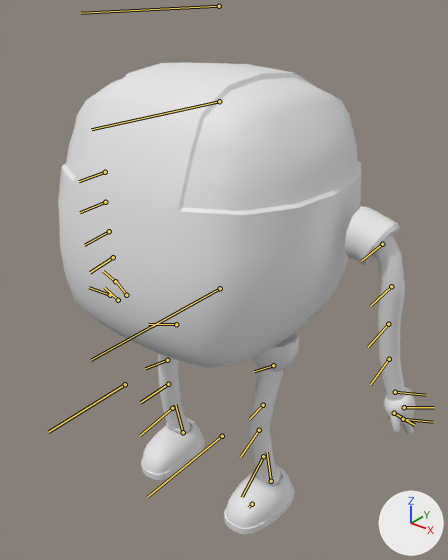
The FBX model GlobalGameJam/Assets/Animation/SK_BaseRobot.FBX as it was, and as the next commit left it.
Both versions are drawn from a 50 mm camera at (0.524, -0.646, 0.778) aimed at (0.01, -0.004, 0.38). The lights are fixed; the arrows at lower right show +X, +Y and +Z. Both versions are drawn at frame 8 of the action 'Take 001'; the numbers are the values there. The bones that bend it are drawn over the model as lines.

The first picture shows 'SM_BaseBot_Body'.
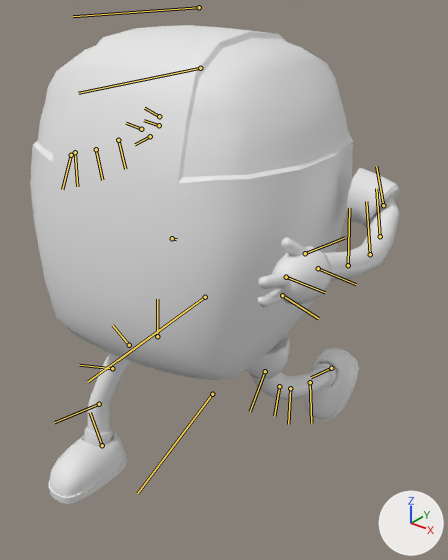
Location of each change, (x1, y1, x2, y2) in pixels of the pictures (448 x 560 px):
'SM_BaseBot_Body', posed
    before: (58, 62, 415, 534)
    after: (30, 25, 400, 504)
bone 'CATRigHub_Pelvis006', root to tip
    before: (220, 288) to (152, 326)
    after: (205, 297) to (118, 360)
bone 'CATRigSpine', root to tip
    before: (220, 288) to (91, 360)
    after: (205, 297) to (87, 382)
bone 'CATRigHubShoulders', root to tip
    before: (219, 101) to (91, 129)
    after: (200, 68) to (78, 93)
bone 'CATRigRArm1', root to tip
    before: (105, 172) to (79, 181)
    after: (71, 155) to (62, 189)
bone 'CATRigRArm2', root to tip
    before: (105, 202) to (80, 212)
    after: (75, 152) to (77, 186)
bone 'CATRigRArm3', root to tip
    before: (109, 231) to (84, 245)
    after: (96, 149) to (102, 180)
bone 'CATRigRArm4', root to tip
    before: (113, 257) to (90, 272)
    after: (118, 140) to (125, 169)
bone 'CATRigRArmPalm', root to tip
    before: (115, 281) to (103, 271)
    after: (141, 129) to (126, 123)
bone 'CATRigRArmDigit11', root to tip
    before: (110, 295) to (89, 287)
    after: (150, 136) to (135, 144)
bone 'CATRigRArmDigit21', root to tip
    before: (118, 300) to (104, 287)
    after: (159, 125) to (144, 120)
bone 'CATRigRArmDigit31', root to tip
    before: (126, 295) to (116, 281)
    after: (159, 116) to (144, 108)
bone 'CATRigLArm1', root to tip
    before: (382, 244) to (361, 261)
    after: (383, 205) to (376, 166)
bone 'CATRigLArm2', root to tip
    before: (391, 286) to (370, 306)
    after: (380, 236) to (376, 188)
bone 'CATRigLArm3', root to tip
    before: (388, 324) to (368, 347)
    after: (370, 254) to (366, 201)
bone 'CATRigLArm4', root to tip
    before: (389, 359) to (370, 384)
    after: (348, 265) to (349, 208)
bone 'CATRigLArmPalm', root to tip
    before: (395, 392) to (426, 395)
    after: (318, 268) to (356, 284)
bone 'CATRigLArmDigit11', root to tip
    before: (394, 413) to (414, 425)
    after: (305, 253) to (345, 237)
bone 'CATRigLArmDigit21', root to tip
    before: (403, 419) to (433, 422)
    after: (286, 277) to (325, 292)
bone 'CATRigLArmDigit31', root to tip
    before: (404, 407) to (434, 407)
    after: (282, 295) to (318, 318)
bone 'CATRigLLeg1', root to tip
    before: (273, 365) to (254, 371)
    after: (265, 371) to (250, 411)
bone 'CATRigLLegFoot', root to tip
    before: (271, 481) to (267, 452)
    after: (331, 368) to (311, 377)
bone 'CATRigRLeg1', root to tip
    before: (176, 324) to (148, 324)
    after: (157, 336) to (157, 299)
bone 'CATRigRLeg2', root to tip
    before: (167, 360) to (145, 368)
    after: (129, 345) to (112, 325)
bone 'CATRigRLeg3', root to tip
    before: (168, 384) to (140, 402)
    after: (112, 368) to (79, 365)
bone 'CATRigRLeg4', root to tip
    before: (172, 408) to (140, 435)
    after: (99, 404) to (54, 422)
bone 'CATRigRLegFoot', root to tip
    before: (183, 432) to (175, 404)
    after: (102, 445) to (90, 412)
bone 'CATRigLLegPlatform', root to tip
    before: (252, 504) to (248, 507)
    after: (172, 238) to (176, 239)

The edits, one by one:
Bone 'CATRigHub_Pelvis006' (bone_catrighub_pelvis006) moves from (-0.9, 0.0, 0.0) to (-0.9, 3.4, 0.0).
Bone 'CATRigHub_Pelvis006' (bone_catrighub_pelvis006) turns from (0, 0, 0) to (7, 1, 0) degrees about its own x, y and z.
Bone 'CATRigSpine' (bone_catrigspine) is rescaled from (1.1, 1.0, 1.0) to (1.28, 1.0, 1.0).
Bone 'CATRigHubShoulders' (bone_catrighubshoulders) is rescaled from (0.91, 1.0, 1.0) to (0.78, 1.0, 1.0).
Bone 'CATRigRArm1' (bone_catrigrarm1) turns from (-4, 58, -2) to (-54, -3, -48) degrees about its own x, y and z.
Bone 'CATRigRArm2' (bone_catrigrarm2) turns from (0, 8, -3) to (-20, 30, -14) degrees about its own x, y and z.
Bone 'CATRigRArm3' (bone_catrigrarm3) turns from (0, -2, -7) to (-1, 11, -15) degrees about its own x, y and z.
Bone 'CATRigRArm4' (bone_catrigrarm4) turns from (0, -5, -3) to (1, 7, -7) degrees about its own x, y and z.
Bone 'CATRigRArmPalm' (bone_catrigrarmpalm) turns from (0, -2, 4) to (1, 14, 6) degrees about its own x, y and z.
Bone 'CATRigRArmDigit11' (bone_catrigrarmdigit11) turns from (2, -17, 2) to (3, -13, -6) degrees about its own x, y and z.
Bone 'CATRigRArmDigit21' (bone_catrigrarmdigit21) turns from (0, -11, 10) to (1, -14, 1) degrees about its own x, y and z.
Bone 'CATRigRArmDigit31' (bone_catrigrarmdigit31) turns from (1, 10, 6) to (-2, 5, -4) degrees about its own x, y and z.
Bone 'CATRigLArm1' (bone_catriglarm1) turns from (3, -51, -1) to (-57, -13, 71) degrees about its own x, y and z.
Bone 'CATRigLArm2' (bone_catriglarm2) turns from (1, -17, -4) to (-3, -3, 19) degrees about its own x, y and z.
Bone 'CATRigLArm3' (bone_catriglarm3) turns from (-1, 4, -5) to (2, -11, 8) degrees about its own x, y and z.
Bone 'CATRigLArm4' (bone_catriglarm4) turns from (-1, 6, -5) to (-2, -4, 6) degrees about its own x, y and z.
Bone 'CATRigLArmPalm' (bone_catriglarmpalm) turns from (0, 1, 7) to (-7, 6, -1) degrees about its own x, y and z.
Bone 'CATRigLArmDigit11' (bone_catriglarmdigit11) turns from (-4, 24, -4) to (-2, 6, -5) degrees about its own x, y and z.
Bone 'CATRigLArmDigit21' (bone_catriglarmdigit21) turns from (0, 11, 4) to (0, -4, 0) degrees about its own x, y and z.
Bone 'CATRigLArmDigit31' (bone_catriglarmdigit31) turns from (2, -10, 0) to (3, -22, -5) degrees about its own x, y and z.
Bone 'CATRigLLeg1' (bone_catriglleg1) turns from (-4, -1, 16) to (-1, 7, -45) degrees about its own x, y and z.
Bone 'CATRigLLegFoot' (bone_catrigllegfoot) turns from (0, -4, 12) to (0, -7, 12) degrees about its own x, y and z.
Bone 'CATRigRLeg1' (bone_catrigrleg1) turns from (4, 1, 17) to (7, -6, 97) degrees about its own x, y and z.
Bone 'CATRigRLeg2' (bone_catrigrleg2) turns from (1, 1, -13) to (4, 3, -32) degrees about its own x, y and z.
Bone 'CATRigRLeg3' (bone_catrigrleg3) turns from (3, -8, -9) to (4, -20, -30) degrees about its own x, y and z.
Bone 'CATRigRLeg4' (bone_catrigrleg4) turns from (0, 2, -5) to (-3, 5, -21) degrees about its own x, y and z.
Bone 'CATRigRLegFoot' (bone_catrigrlegfoot) turns from (0, 6, 11) to (-5, 4, -12) degrees about its own x, y and z.
Bone 'CATRigLLegPlatform' (bone_catrigllegplatform) moves from (0.0, 0.0, 0.0) to (37.0, -31.3, 0.6).
Bone 'CATRigLLegPlatform' (bone_catrigllegplatform) turns from (0, 0, 0) to (-2, -1, 101) degrees about its own x, y and z.
